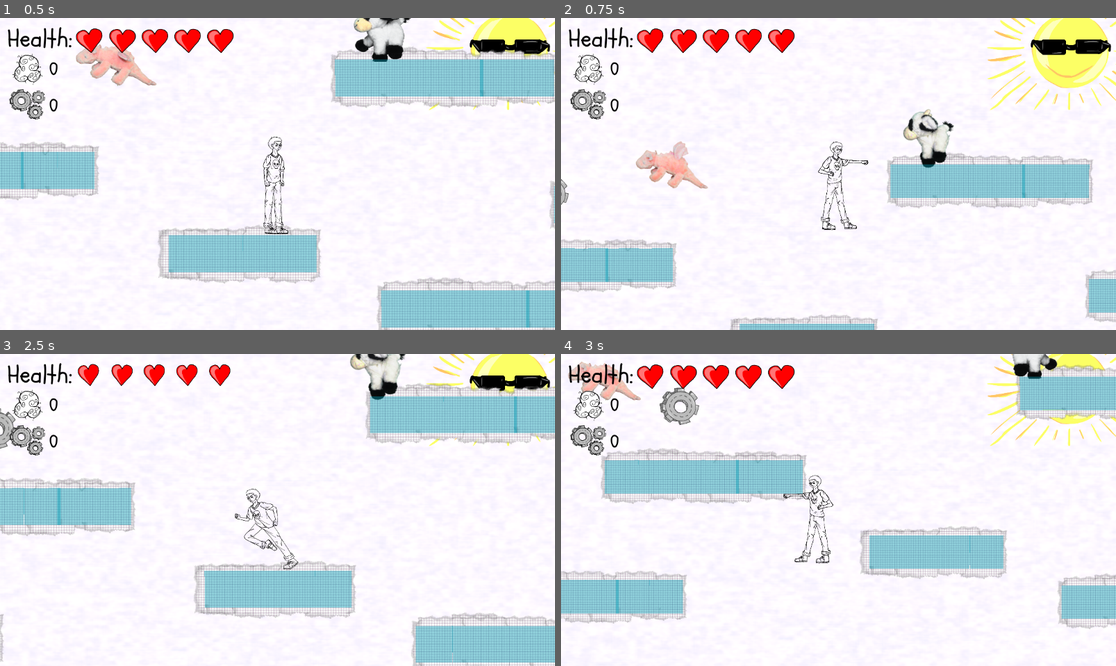
Above: before the commit, frames 1-4 (two rows, left to right).
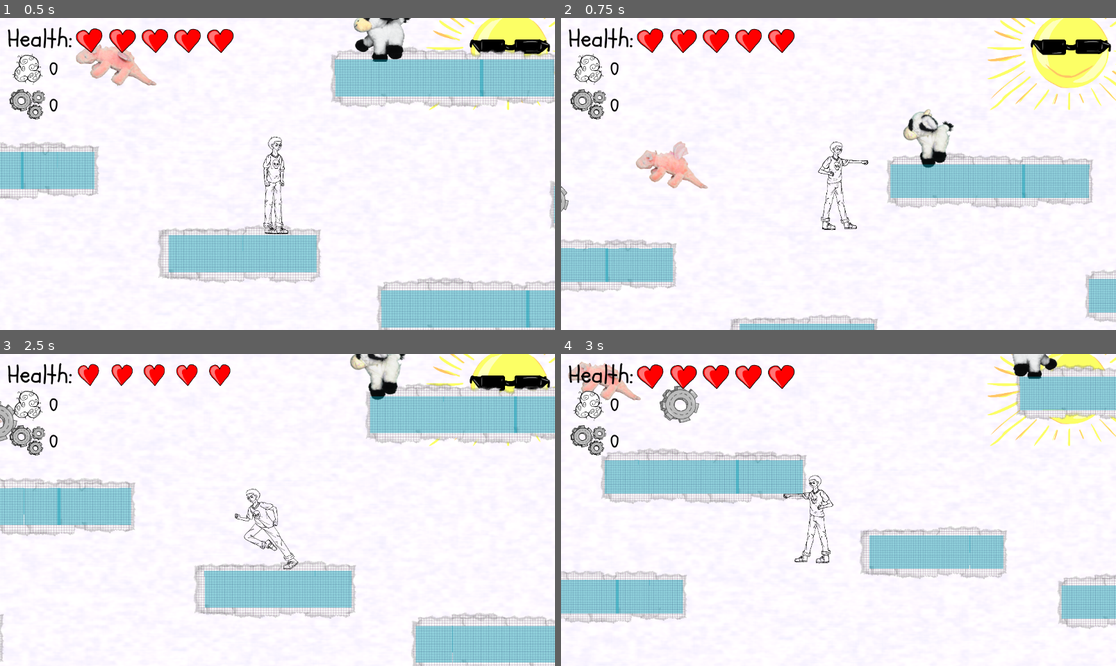
Above: after the commit, the same moments.

Repository: asger-finding/ddu-syds-droemmerejse
Game: Godot game, scene res://Root.tscn
The game is run twice, just before and just after one commit, with the same random seed, the same clock (stepped at 60 frames per second) and the same inputs.
Inputs:
- Up to frame 1 (0.5 s): no input
- Up to frame 2 (0.75 s): tap Enter (ui_accept) at 0.5 s; hold Up (ui_up) from 0.53 s (still down); tap X (Punch) at 0.6 s
- Up to frame 3 (2.5 s): tap Enter (ui_accept) at 0.77, 1.52 s; tap X (Punch) at 1.35, 2.1 s; release Up (ui_up) at 2.03 s; hold Left (ui_left) from 2.03 s (still down)
- Up to frame 4 (3 s): keep holding Left (ui_left); tap X (Punch) at 2.85 s

Frame 1 is identical in both runs. In frame 2, less than 0.1% of the frame differs, in the area x 0-2%, y 51-63%; in frame 3, 0.2%; in frame 4, 0.3%, in the area x 17-25%, y 10-23%.

Commit message:
feat: add Scrap float

Diff:
--- a/game/Scripts/Scrap.gd
+++ b/game/Scripts/Scrap.gd
@@ -1,12 +1,24 @@
 extends Sprite2D
+class_name Scrap
 
-var collect=0
+const FLOAT_AMPLITUDE: float = 40.0    # how many pixels to float up/down
+const FLOAT_SPEED: float = 2.0         # how fast the floating motion is
+
+var _float_timer: float = 0.0
+var _base_position: float
+
+func _ready() -> void:
+	_base_position = global_position.y
+
+func _process(delta: float) -> void:
+	_handle_floating_motion(delta)
+
+func _handle_floating_motion(delta: float) -> void:
+	_float_timer += delta
+	var float_offset = sin(_float_timer * FLOAT_SPEED) * FLOAT_AMPLITUDE
+	global_position.y = _base_position + float_offset
 
 func _on_area_2d_body_entered(body: Node2D) -> void:
 	if body is Player:
-		collect+=1
-		hide()
-		set_process(false)
-		if collect ==1:
-			Global.Inventory.add_scrap(1)
-	pass # Replace with function body.
+		Global.Inventory.add_scrap(1)
+		queue_free()
